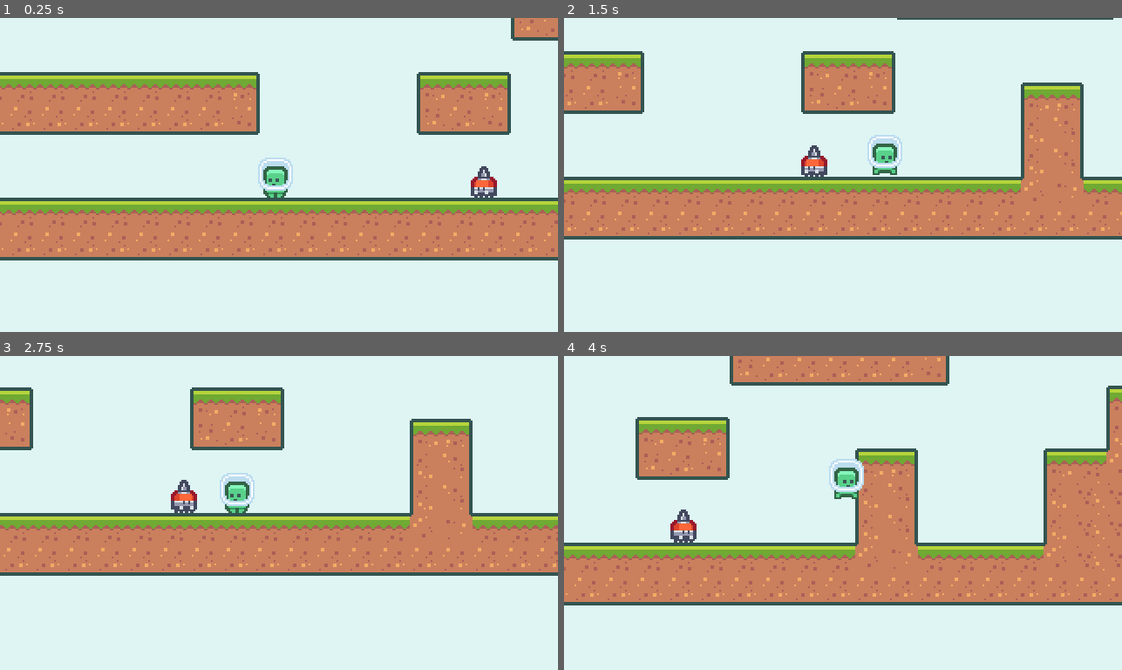
Above: before the commit, frames 1-4 (two rows, left to right).
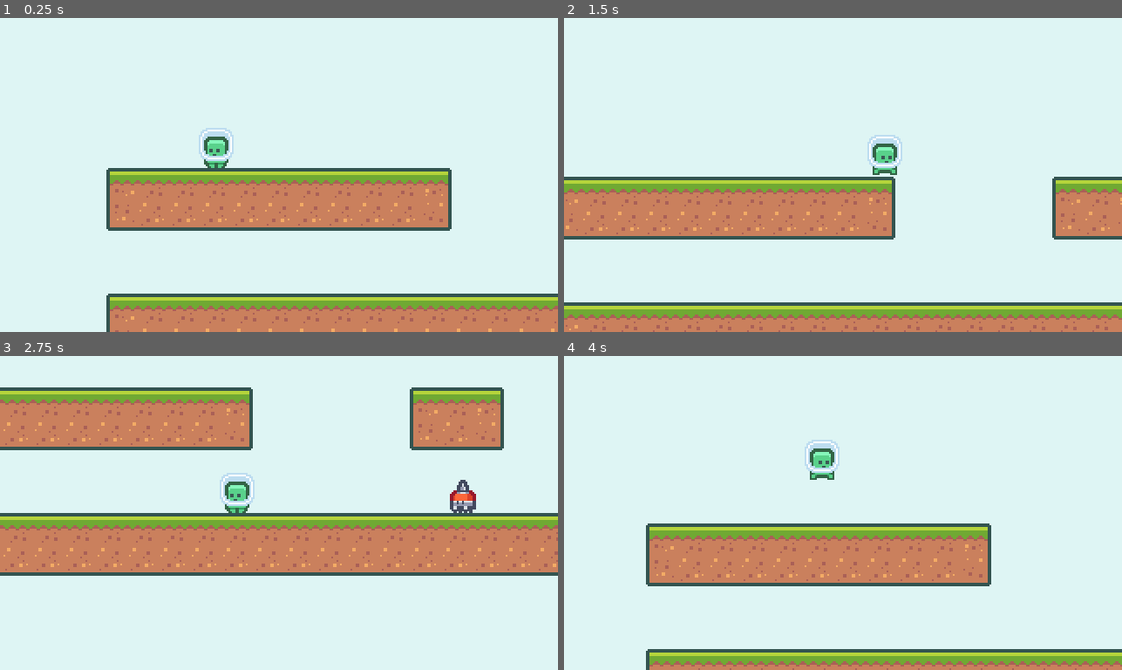
Above: after the commit, the same moments.

Repository: NaveenDotMe/-godot_2d_platformer_game
Game: Godot game, scene res://scenes/BaseLevel.tscn
Same seed, same stepped clock (60 frames per second), same inputs: the game is played once before the commit and once after it. This scene is started directly instead of the project's main scene.
Inputs:
- Up to frame 1 (0.25 s): no input
- Up to frame 2 (1.5 s): hold D (move_right) from 0.53 s (still down); tap Space (jump) at 0.77 s
- Up to frame 3 (2.75 s): tap Space (jump) at 1.52 s; release D (move_right) at 2.03 s; hold A (move_left) from 2.03 s (still down)
- Up to frame 4 (4 s): release A (move_left) at 2.78 s; hold D (move_right) from 2.78 s (still down); tap Space (jump) at 3.02, 3.77 s

The runs differ from the first frame. In frame 1, 48% of the frame differs, in the area x 0-100%, y 0-100%; in frame 2, 26%; in frame 3, 14%; in frame 4, 41%.

Commit message:
Making the Enemy Dangerous

Diff:
--- a/scenes/BaseLevel.tscn
+++ b/scenes/BaseLevel.tscn
@@ -17,15 +17,15 @@
 tile_data = PoolIntArray( 31, 1, 0, 32, 1, 2, 65552, 1, 0, 65553, 1, 1, 65554, 1, 1, 65555, 1, 1, 65556, 1, 1, 65557, 1 …(3438 unchanged characters)…
 
 [node name="Player" parent="." instance=ExtResource( 2 )]
-position = Vector2( 153, 144 )
+position = Vector2( 9, 72 )
 
 [node name="GameCamera" parent="." instance=ExtResource( 1 )]
 
 [node name="Enemy" parent="." instance=ExtResource( 6 )]
-position = Vector2( 279, 144 )
+position = Vector2( 333, 144 )
 
 [node name="EnemyGoal" parent="." instance=ExtResource( 7 )]
 position = Vector2( 351, 144 )
 
 [node name="EnemyGoal2" parent="." instance=ExtResource( 7 )]
-position = Vector2( 207, 144 )
+position = Vector2( 189, 144 )
--- a/scenes/Enemy.tscn
+++ b/scenes/Enemy.tscn
@@ -1,8 +1,14 @@
-[gd_scene load_steps=7 format=2]
+[gd_scene load_steps=8 format=2]
 
 [ext_resource path="res://assets/enemy/character_0015.png" type="Texture" id=1]
 [ext_resource path="res://assets/enemy/character_0016.png" type="Texture" id=2]
 [ext_resource path="res://scenes/Enemy.gd" type="Script" id=3]
+
+[sub_resource type="RectangleShape2D" id=3]
+extents = Vector2( 5, 6 )
+
+[sub_resource type="RectangleShape2D" id=2]
+extents = Vector2( 5, 6 )
 
 [sub_resource type="SpriteFrames" id=1]
 animations = [ {
@@ -12,26 +18,13 @@
 "speed": 10.0
 } ]
 
-[sub_resource type="RectangleShape2D" id=2]
-extents = Vector2( 5, 6 )
-
-[sub_resource type="RectangleShape2D" id=3]
-extents = Vector2( 5, 6 )
+[sub_resource type="CircleShape2D" id=4]
+radius = 5.0
 
 [node name="Enemy" type="KinematicBody2D"]
 collision_layer = 0
 script = ExtResource( 3 )
 startDirection = 1
-
-[node name="AnimatedSprite" type="AnimatedSprite" parent="."]
-frames = SubResource( 1 )
-animation = "run"
-playing = true
-offset = Vector2( 0, -12 )
-
-[node name="CollisionShape2D" type="CollisionShape2D" parent="."]
-position = Vector2( 0, -6 )
-shape = SubResource( 2 )
 
 [node name="GoalDetector" type="Area2D" parent="."]
 collision_layer = 131072
@@ -40,3 +33,21 @@
 [node name="CollisionShape2D" type="CollisionShape2D" parent="GoalDetector"]
 position = Vector2( 0, -6 )
 shape = SubResource( 3 )
+
+[node name="CollisionShape2D" type="CollisionShape2D" parent="."]
+position = Vector2( 0, -6 )
+shape = SubResource( 2 )
+
+[node name="AnimatedSprite" type="AnimatedSprite" parent="."]
+frames = SubResource( 1 )
+animation = "run"
+playing = true
+offset = Vector2( 0, -12 )
+
+[node name="HazardArea" type="Area2D" parent="."]
+collision_layer = 262144
+collision_mask = 262144
+
+[node name="CollisionShape2D" type="CollisionShape2D" parent="HazardArea"]
+position = Vector2( 0, -5 )
+shape = SubResource( 4 )
